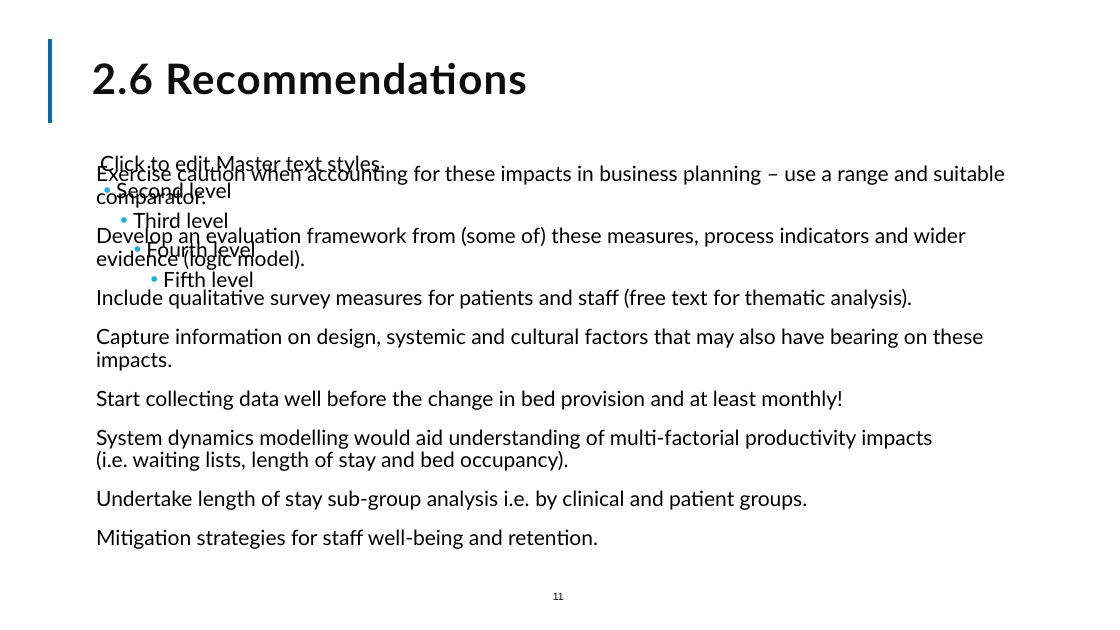
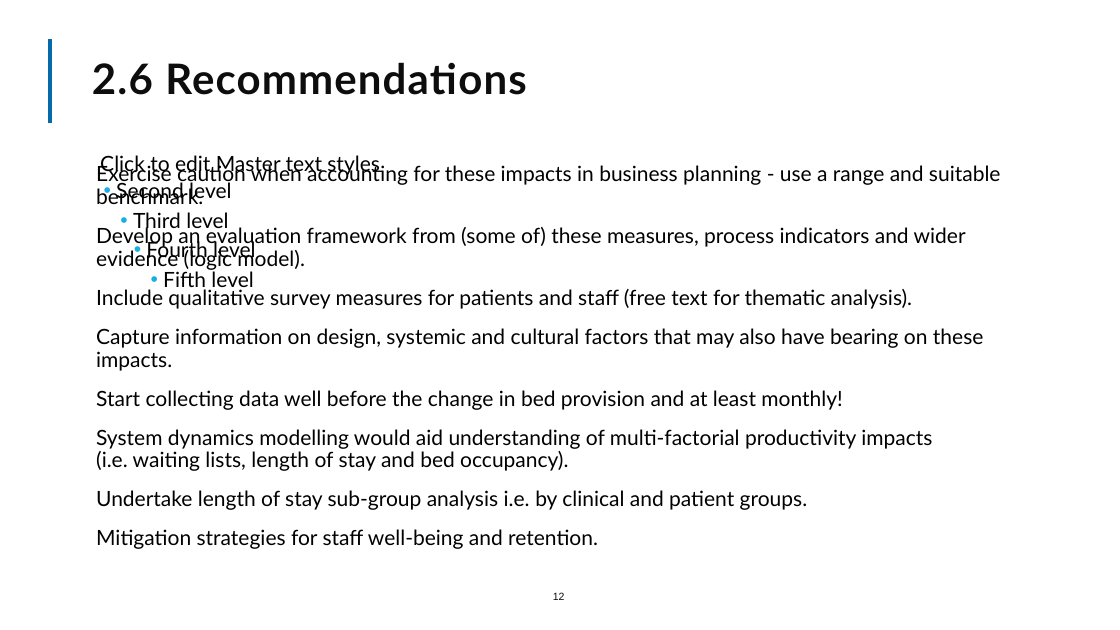
Before and after one commit to The-Strategy-Unit/nhp_sbr_impacts, a slide deck: slide 12 of NHP_SBR impacts_2024_summaryfinal.pptx (slide 11 before the commit). Drawn at 1120x630 pixels with LibreOffice and Linux fonts; fonts in the diff are those of the drawing; background and template pictures are left out. Boxes give left, top, right and bottom in pixels: in the first picture for what was removed or moved away, otherwise in the second. Text is boxed around its words. In the diff, an @@ line names an element or a change of style, - is before the commit and + after.

```diff
--- a/NHP_SBR impacts_2024_summaryfinal.pptx
+++ b/NHP_SBR impacts_2024_summaryfinal.pptx
@@ text at bbox=[96, 163, 1001, 204]: text changed @@
-  Exercise caution when accounting for these impacts in business planning – use a range and suitable comparator.
+  Exercise caution when accounting for these impacts in business planning - use a range and suitable benchmark.
@@ page number at bbox=[553, 592, 565, 600]: text changed @@
-11
+12
```
Also in this commit, not shown: 9 other slides changed, 2 slides added, 1 slide removed, 4 other files.
